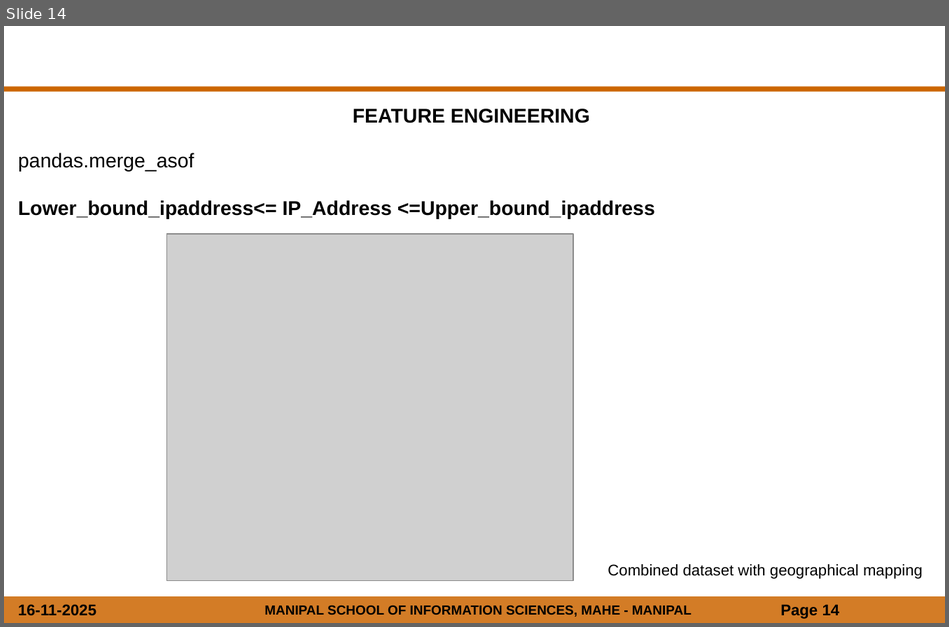
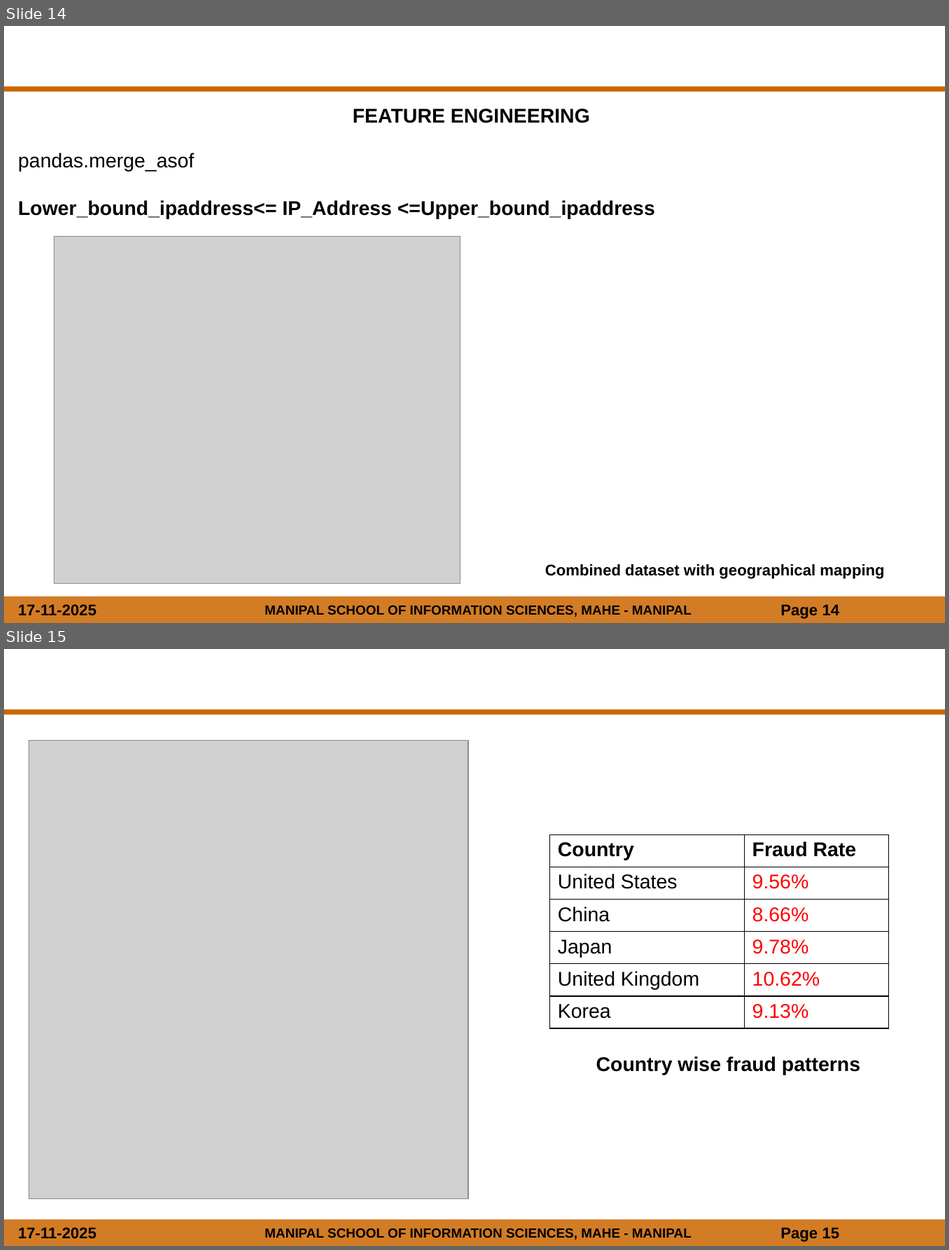
Before and after one commit to suhaasd/Fraud_Detection_Using_Machine_Learning, a slide deck: Fraud_Detection/fraud detection.pptx. Shown one above the other, each under a label of ours: slide 14 before the commit, slides 14 and 15 after it. The pictures are 949x627 and 949x1250 pixels, drawn with LibreOffice and Linux fonts; fonts in the diff are those of the drawing; grey boxes stand for pictures; background and template pictures are left out. Boxes give left, top, right and bottom in pixels: in the first picture for what was removed or moved away, otherwise in the second. Text is boxed around its words. In the diff, an @@ line names an element or a change of style, - is before the commit and + after.

```diff
--- a/Fraud_Detection/fraud detection.pptx
+++ b/Fraud_Detection/fraud detection.pptx
@@ slide 15 added at bbox=[4, 649, 945, 1246], background #FFFFFF; not listed: 5 template elements that a slide beside it also shows @@
@@ picture added at bbox=[28, 741, 467, 1199] @@
@@ table added at bbox=[550, 835, 888, 1028], 6 rows, 2 columns @@
+Country | Fraud Rate
+United States | 9.56%
+China | 8.66%
+Japan | 9.78%
+United Kingdom | 10.62%
+Korea | 9.13%
@@ text added at bbox=[596, 1056, 860, 1075], 18 pt, text #000000, bold @@
+Country wise fraud patterns
@@ slide 14 changed as well @@
@@ picture: place and size @@
-picture at bbox=[167, 234, 574, 581]
+picture at bbox=[54, 236, 460, 584]
@@ text "Combined dataset with geographical mapping": place and size @@
-text "Combined dataset with geographical mapping" at bbox=[607, 564, 922, 579]
+text "Combined dataset with geographical mapping" at bbox=[545, 564, 884, 579]
@@ text "Combined dataset with geographical mapping" at bbox=[545, 564, 884, 579]: bold on @@
@@ text at bbox=[18, 604, 96, 616]: text changed @@
-16-11-2025
+17-11-2025
```
Also in this commit, not shown: 38 other slides changed, 2 other slides added.
